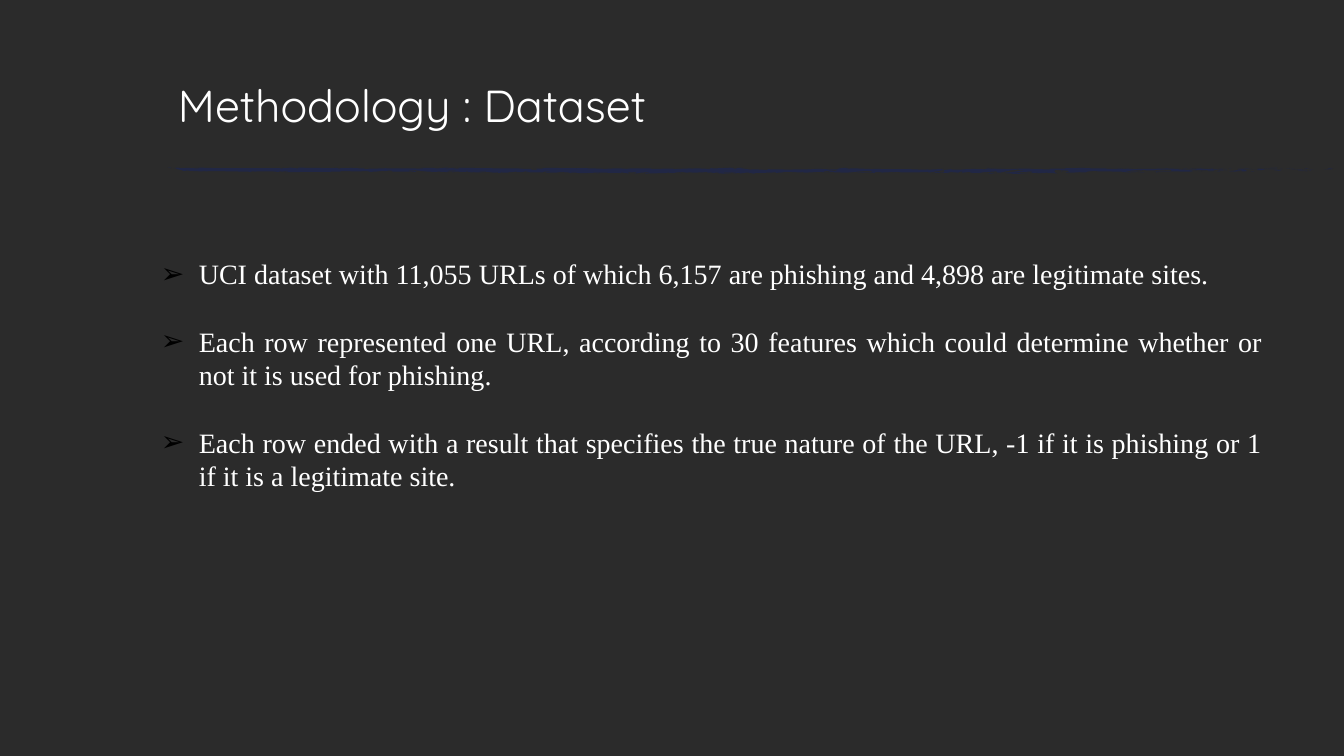
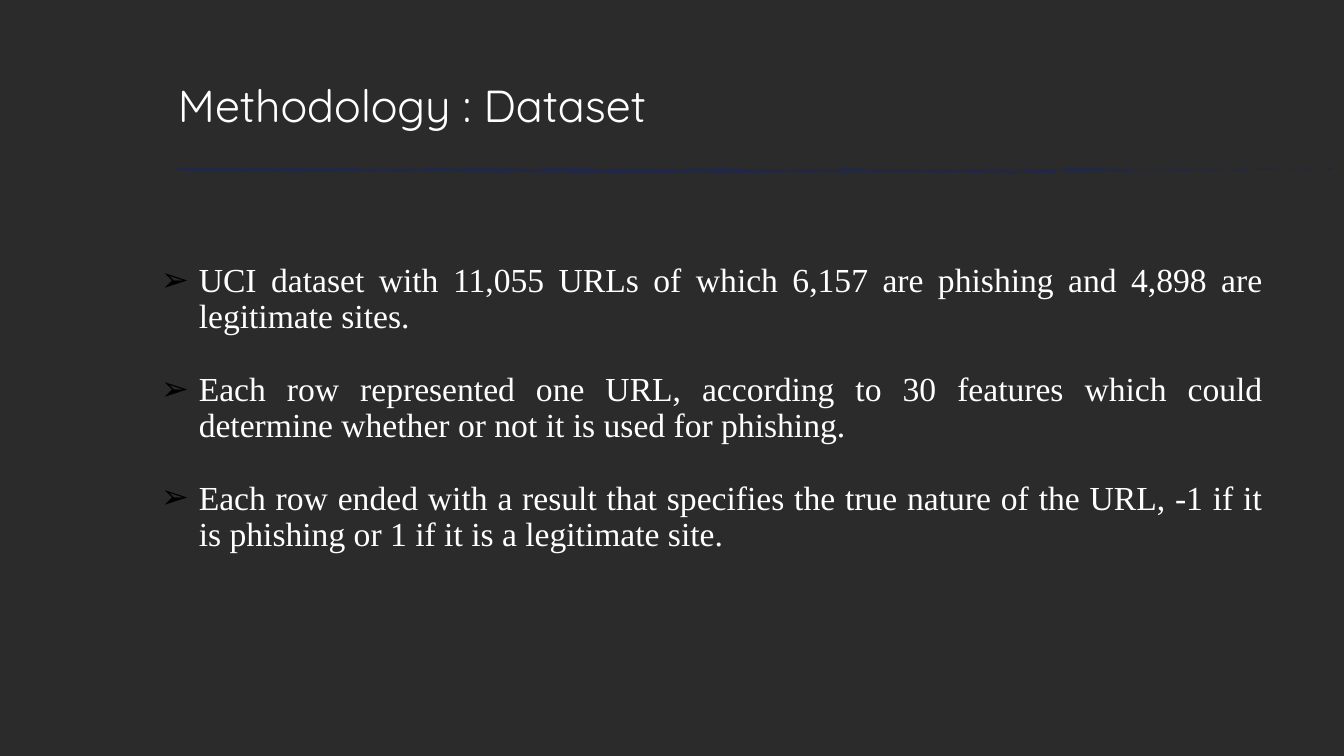
Before and after one commit to zxz003/phishing_Detect, a slide deck: slide 6 of Docs/FinalPresentation.pptx. Drawn at 1344x756 pixels with LibreOffice and Linux fonts; fonts in the diff are those of the drawing; background and template pictures are left out; a plain dark background stands for a picture behind light text. Boxes give left, top, right and bottom in pixels: in the first picture for what was removed or moved away, otherwise in the second. Text is boxed around its words. In the diff, an @@ line names an element or a change of style, - is before the commit and + after.

```diff
--- a/Docs/FinalPresentation.pptx
+++ b/Docs/FinalPresentation.pptx
@@ text "UCI dataset with 11,055 URLs ..." at box(199, 268, 1263, 553): size 20 to 24 pt; line spacing 1 to 0.9 @@
```
Also in this commit, not shown: 10 other slides changed, 1 slide added.
